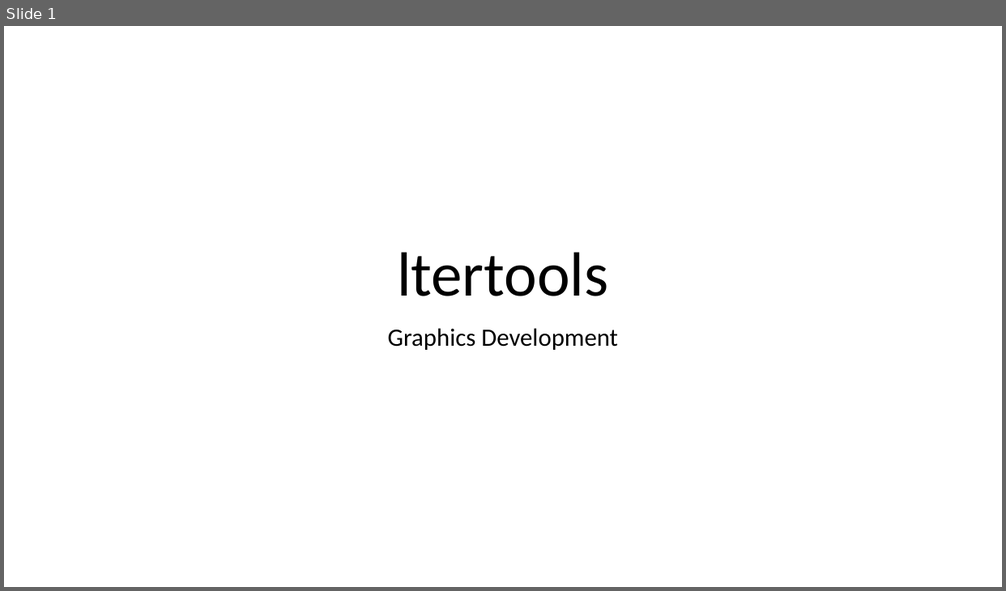
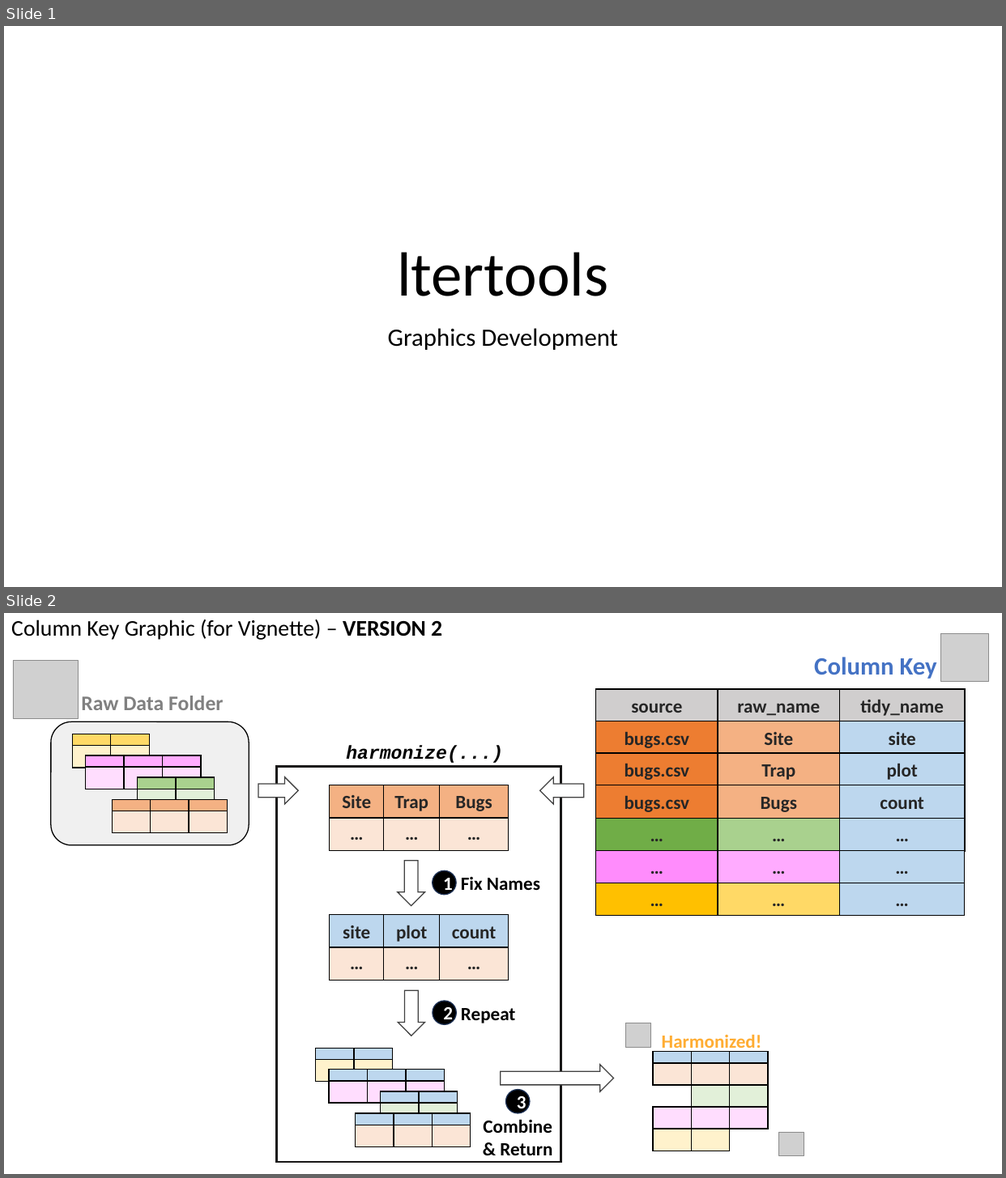
Before and after one commit to lter/ltertools, a slide deck: maintain/vignette-graphics.pptx. Shown one above the other, each under a label of ours: slide 1 before the commit, slides 1 and 2 after it. The pictures are 1006x591 and 1006x1178 pixels, drawn with LibreOffice and Linux fonts; fonts in the diff are those of the drawing; grey boxes stand for pictures; background and template pictures are left out. Boxes give left, top, right and bottom in pixels: in the first picture for what was removed or moved away, otherwise in the second. Text is boxed around its words. In the diff, an @@ line names an element or a change of style, - is before the commit and + after.

Commit message:
Updated harmonization graphic for vignette to be more clear about what happens inside of the `harmonize` function

```diff
--- a/maintain/vignette-graphics.pptx
+++ b/maintain/vignette-graphics.pptx
@@ slide 2 added at bbox=[4, 613, 1002, 1174], background #FFFFFF @@
@@ title added at bbox=[11, 619, 442, 640], 21.6 pt, text #000000 @@
+Column Key Graphic (for Vignette) – VERSION 2
@@ group added at bbox=[13, 661, 249, 845]: 20 rectangles, 1 rounded rectangle, 1 picture, 1 text @@
+Raw Data Folder
@@ text added at bbox=[346, 745, 503, 763], 18 pt, text #000000, bold, italic @@
+harmonize(...)
@@ down arrow added at bbox=[258, 777, 298, 804], fill #FFFFFF, outline #404040 1 pt @@
@@ rectangle added at bbox=[277, 766, 562, 1162], outline #181717 2.25 pt @@
@@ down arrow added at bbox=[539, 777, 584, 804], fill #FFFFFF, outline #404040 1 pt @@
@@ group added at bbox=[330, 786, 509, 851]: 6 rectangles @@
+Site
+Trap
+Bugs
+…
+…
+…
@@ down arrow added at bbox=[398, 861, 424, 905], fill #FFFFFF, outline #404040 1 pt @@
@@ ellipse added at bbox=[432, 871, 456, 895], fill #000000, outline #1E3256 1 pt, 18 pt, text #FFFFFF, bold @@
+1
@@ text added at bbox=[461, 877, 540, 890], 18 pt, text #000000, bold @@
+Fix Names
@@ group added at bbox=[596, 633, 988, 916]: 21 rectangles, 1 text, 1 picture @@
+Column Key
+raw_name
+tidy_name
+Site
+site
+Trap
+plot
+Bugs
+count
+source
+bugs.csv
+bugs.csv
+bugs.csv
+…
+…
+…
+…
+…
+…
+…
+…
+…
@@ group added at bbox=[330, 914, 509, 981]: 6 rectangles @@
+site
+plot
+count
+…
+…
+…
@@ down arrow added at bbox=[398, 991, 424, 1036], fill #FFFFFF, outline #404040 1 pt @@
@@ ellipse added at bbox=[432, 1001, 456, 1024], fill #000000, outline #1E3256 1 pt, 18 pt, text #FFFFFF, bold @@
+2
@@ text added at bbox=[461, 1008, 515, 1024], 18 pt, text #000000, bold @@
+Repeat
@@ down arrow added at bbox=[501, 1065, 614, 1092], fill #FFFFFF, outline #404040 1 pt @@
@@ ellipse added at bbox=[505, 1090, 530, 1114], fill #000000, outline #1E3256 1 pt, 18 pt, text #FFFFFF, bold @@
+3
@@ text added at bbox=[483, 1119, 552, 1156], 18 pt, text #000000, bold @@
+Combine
+& Return
@@ group added at bbox=[315, 1049, 471, 1147]: 20 rectangles @@
@@ group added at bbox=[625, 1023, 803, 1157]: 13 rectangles, 2 pictures, 1 text @@
+Harmonized!
```
Also in this commit, not shown: 1 slide changed, 1 other file.
